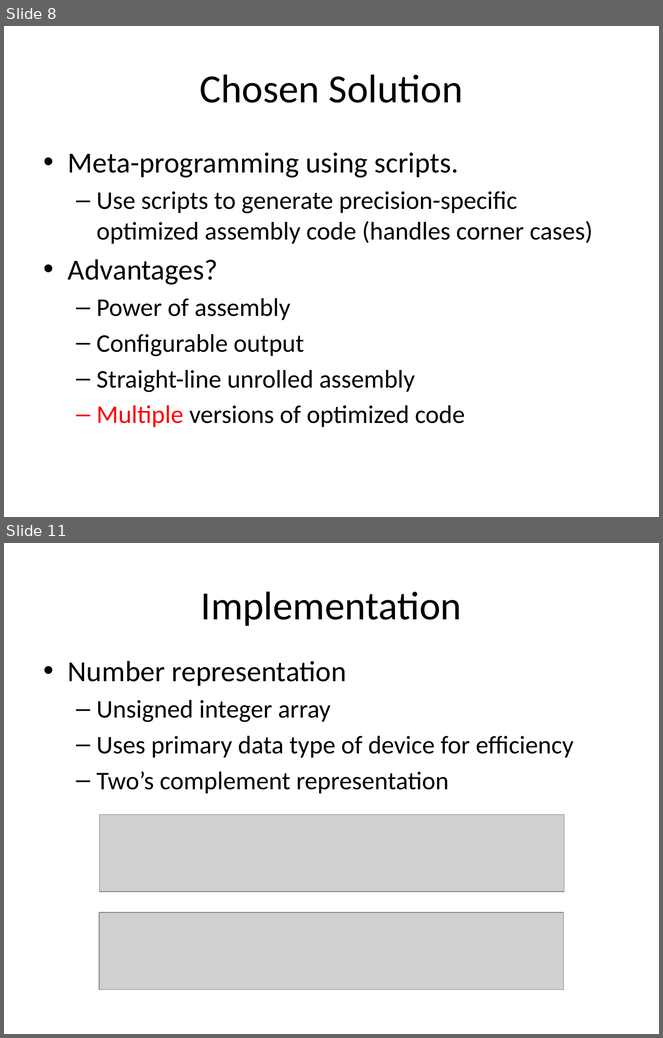
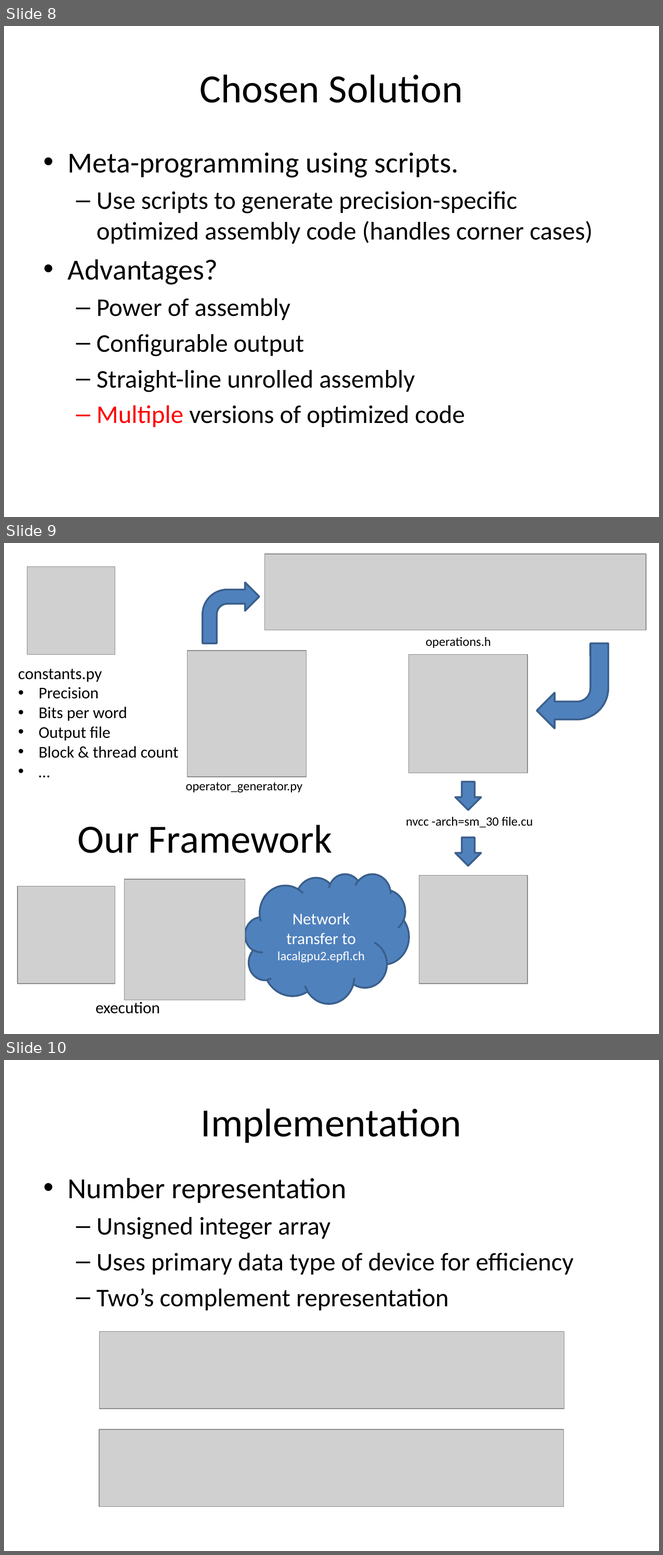
Before and after one commit to sahandKashani/CUDA-multiprecision-arithmetic-code-generator, a slide deck: report/Presentation.pptx. Shown one above the other, each under a label of ours: slides 8 and 11 before the commit, slides 8, 9 and 10 after it; the slides between them are not shown. The pictures are 663x1038 and 663x1555 pixels, drawn with LibreOffice and Linux fonts; fonts in the diff are those of the drawing; grey boxes stand for pictures. Boxes give left, top, right and bottom in pixels: in the first picture for what was removed or moved away, otherwise in the second. Text is boxed around its words. In the diff, an @@ line names an element or a change of style, - is before the commit and + after.

```diff
--- a/report/Presentation.pptx
+++ b/report/Presentation.pptx
@@ slide 9 added at (4,543,659,1034), background #FFFFFF @@
@@ picture added at (265,554,646,630) @@
@@ picture added at (27,566,115,654) @@
@@ bent arrow added at (203,583,259,643), fill #4F81BD, outline #3A5F8C 2 pt @@
@@ picture added at (188,651,307,777) @@
@@ text added at (426,637,491,648), 14 pt, text #000000 @@
+operations.h
@@ bent arrow added at (536,643,608,729), fill #4F81BD, outline #3A5F8C 2 pt @@
@@ picture added at (409,654,528,773) @@
@@ text added at (18,669,179,758), 18 pt, text #000000 @@
+constants.py
+• Precision
+• Bits per word
+• Output file
+• Block & thread count
+• …
@@ text added at (186,782,303,793), 14 pt, text #000000 @@
+operator_generator.py
@@ down arrow added at (455,782,481,810), fill #4F81BD, outline #3A5F8C 2 pt @@
@@ text added at (406,817,533,828), 14 pt, text #000000 @@
+nvcc -arch=sm_30 file.cu
@@ title added at (78,825,333,853), 44 pt, text #000000 @@
+Our Framework
@@ down arrow added at (455,838,481,866), fill #4F81BD, outline #3A5F8C 2 pt @@
@@ picture added at (125,879,245,1000) @@
@@ cloud added at (245,874,409,1004), fill #4F81BD, outline #3A5F8C 2 pt, 18 pt, text #FFFFFF @@
+Network transfer to lacalgpu2.epfl.ch
@@ picture added at (419,876,528,984) @@
@@ picture added at (18,886,115,984) @@
@@ text added at (96,1000,160,1014), 18 pt, text #000000 @@
+execution
@@ what was slide 11 is now slide 10 @@
```
Also in this commit, not shown: 2 slides changed, 2 other slides added, 7 slides removed, 1 other file.
